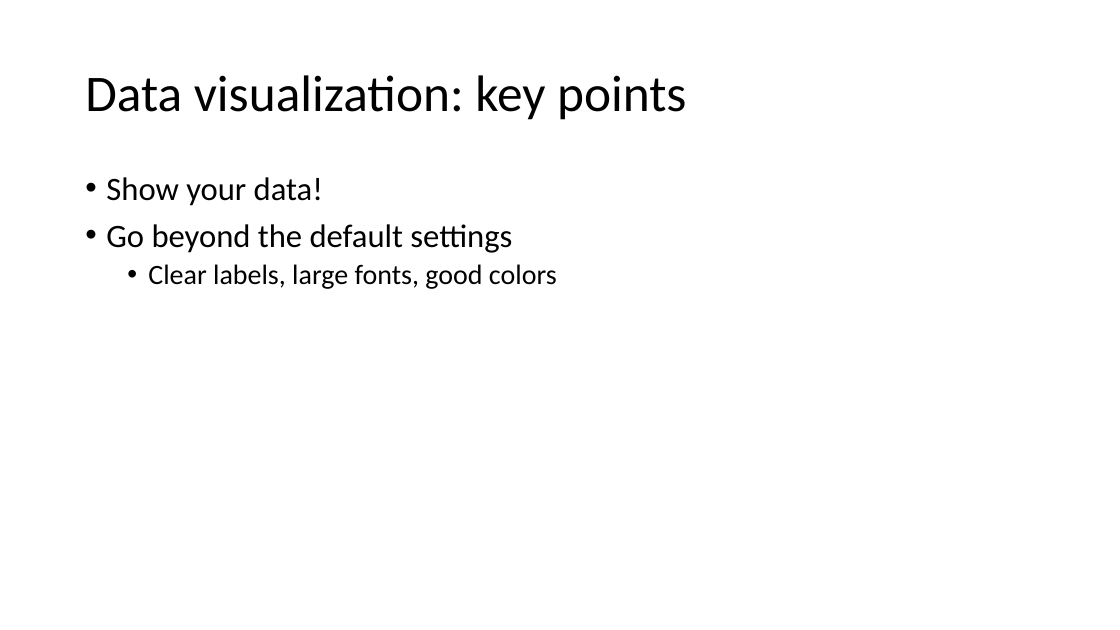
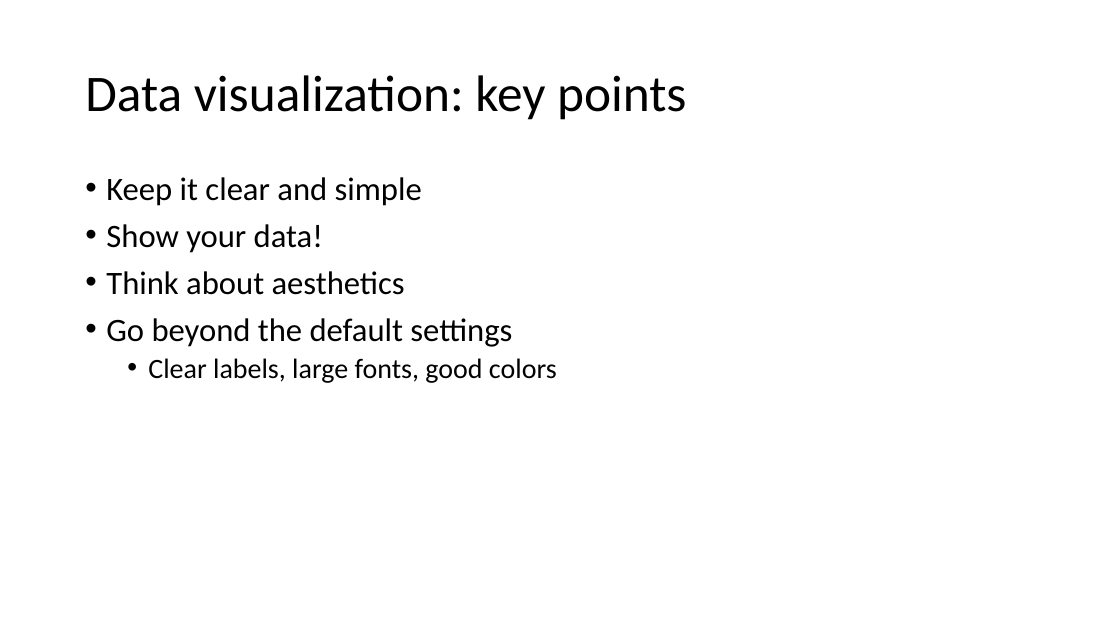
Before and after one commit to hahnp13/Workshops, a slide deck: slide 40 of Slides and materials/ppt files and materials/DataViz.pptx (slide 37 before the commit). Drawn at 1120x630 pixels with LibreOffice and Linux fonts; fonts in the diff are those of the drawing. Boxes give left, top, right and bottom in pixels: in the first picture for what was removed or moved away, otherwise in the second. Text is boxed around its words. In the diff, an @@ line names an element or a change of style, - is before the commit and + after.

```diff
--- a/Slides and materials/ppt files and materials/DataViz.pptx
+++ b/Slides and materials/ppt files and materials/DataViz.pptx
@@ text at (106, 177, 422, 206): paragraph added @@
+• Keep it clear and simple
@@ text at (106, 271, 405, 295): paragraph added @@
+• Think about aesthetics
```
Also in this commit, not shown: 4 other slides changed, 4 slides added, 1 slide removed.
